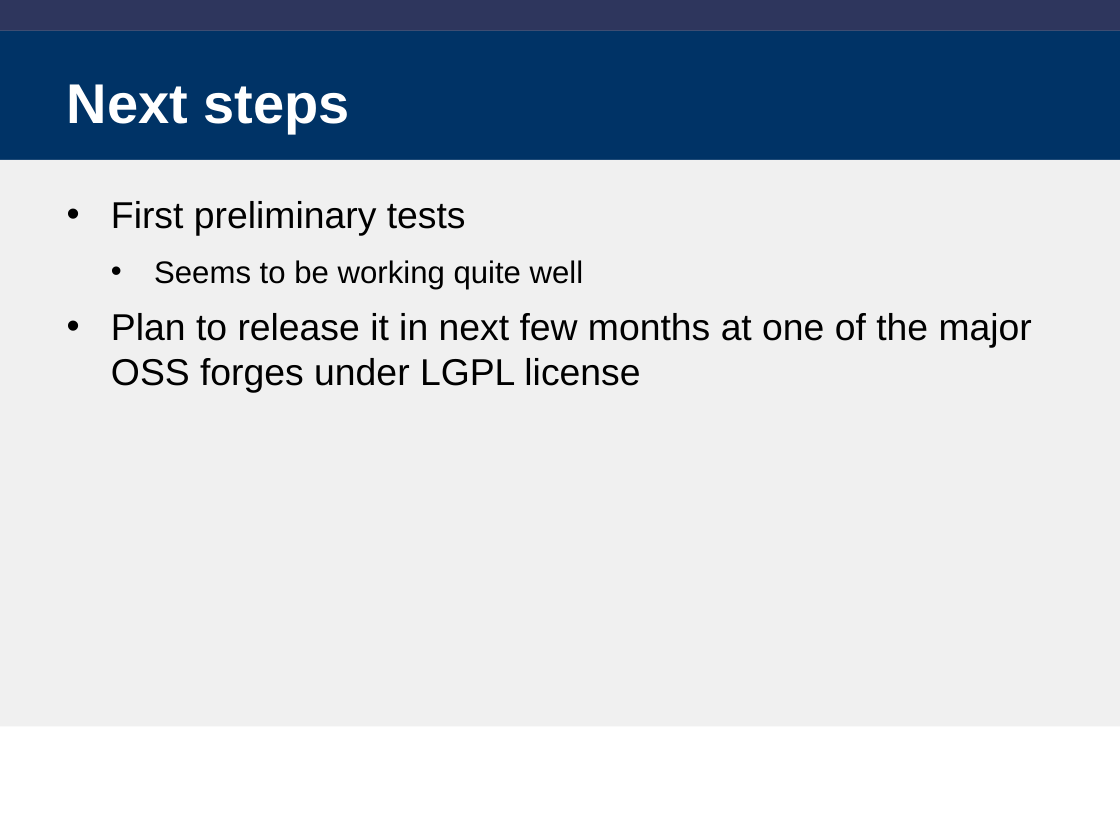
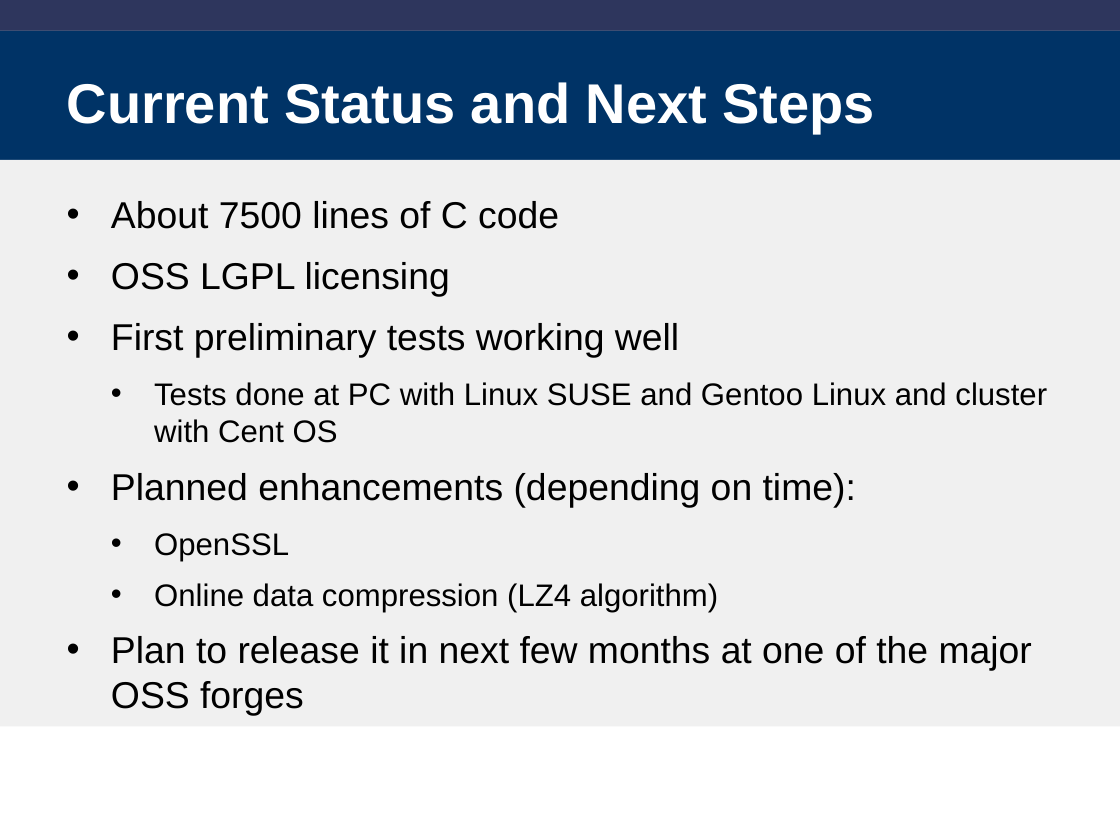
Before and after one commit to libm3l/libm3l, a slide deck: slide 24 of clibm-3l.ppt (slide 17 before the commit). Drawn at 1120x840 pixels with LibreOffice and Linux fonts; fonts in the diff are those of the drawing; background and template pictures are left out. Boxes give left, top, right and bottom in pixels: in the first picture for what was removed or moved away, otherwise in the second. Text is boxed around its words. In the diff, an @@ line names an element or a change of style, - is before the commit and + after.

```diff
--- a/clibm-3l.ppt
+++ b/clibm-3l.ppt
@@ title at box(67, 82, 875, 132): text changed @@
-Next steps
+Current Status and Next Steps
@@ text at box(111, 201, 1047, 715): text changed @@
-• First preliminary tests
-  • Seems to be working quite well
-• Plan to release it in next few months at one of the major OSS forges under LGPL license
+• About 7500 lines of C code
+• OSS LGPL licensing
+• First preliminary tests working well
+  • Tests done at PC with Linux SUSE and Gentoo Linux and cluster with Cent OS
+• Planned enhancements (depending on time):
+  • OpenSSL
+  • Online data compression (LZ4 algorithm)
+• Plan to release it in next few months at one of the major OSS forges
```
Also in this commit, not shown: 14 other slides changed, 7 slides added, 5 other files.
